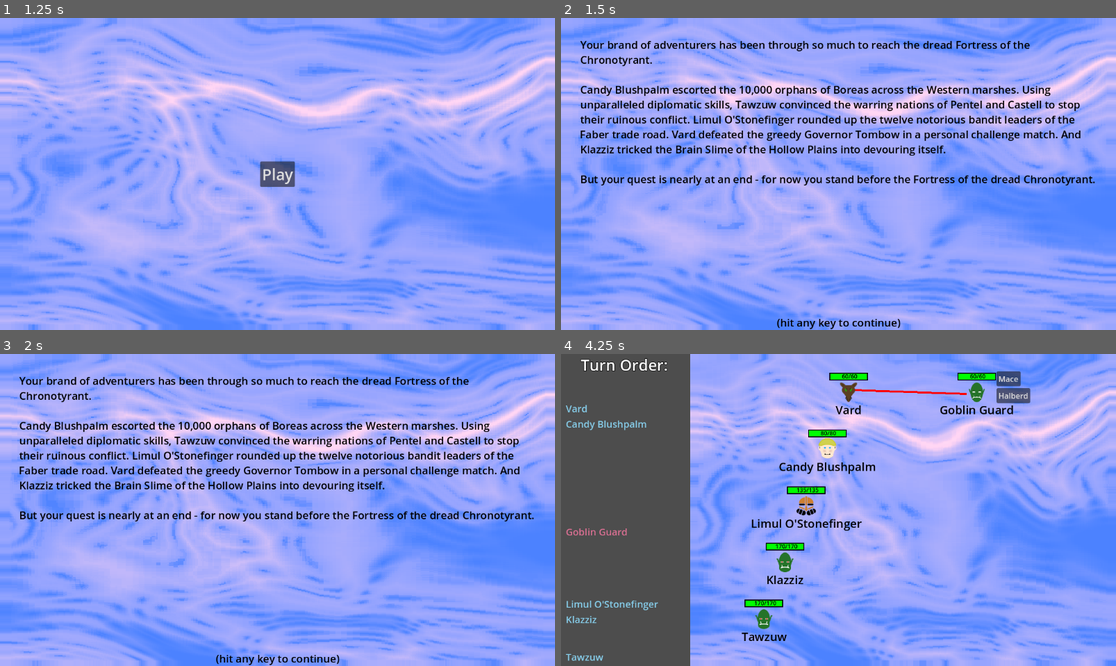
Above: before the commit, frames 1-4 (two rows, left to right).
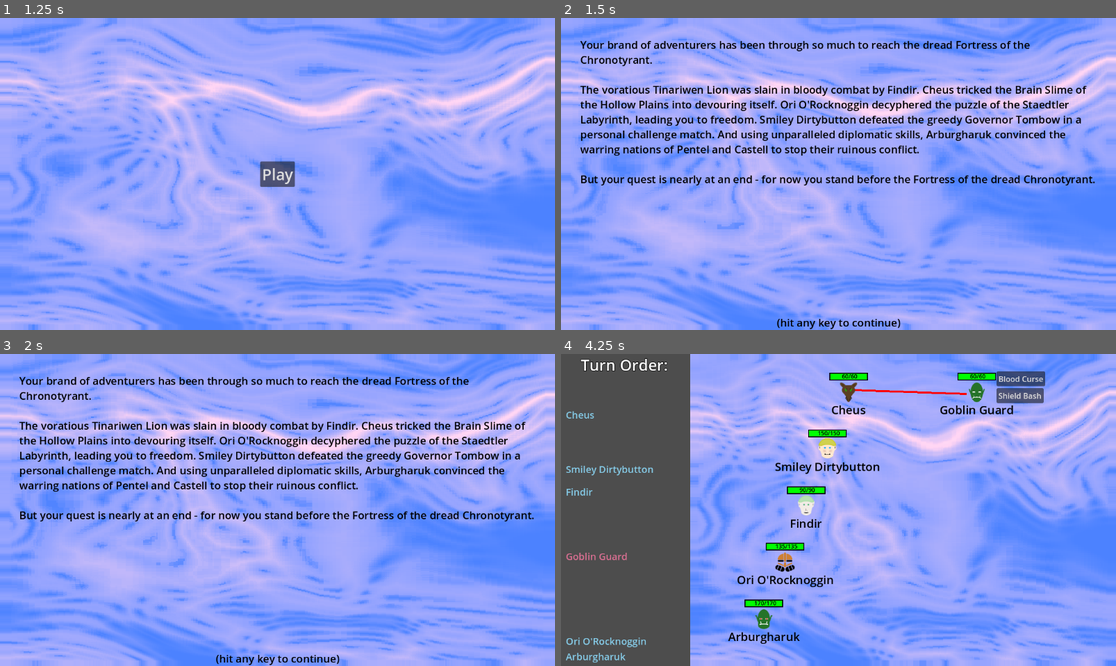
Above: after the commit, the same moments.

Repository: Habidakus/wild-jam-78-erase
Game: Godot game, scene res://Scenes/main.tscn
The game is run twice, just before and just after one commit, with the same random seed, the same clock (stepped at 60 frames per second) and the same inputs. The engine's default icon, where the game draws it, is replaced by a stand-in: a white triangle on a blue panel in a dark square.
Inputs (mouse positions are in pixels of both pictures, inside the frame that each line leads up to):
- Up to frame 1 (1.25 s): tap Enter at 0.5 s; move the mouse to (399, 158) at 0.52 s; click (399, 158) at 0.67 s
- Up to frame 2 (1.5 s): click "Play" at 1.25 s
- Up to frame 3 (2 s): no input
- Up to frame 4 (4.25 s): tap Enter at 2, 3.5 s; move the mouse to (727, 525) at 2.02 s; click (727, 525) at 2.17 s; move the mouse to (894, 441) at 2.77 s; click (894, 441) at 2.92 s; move the mouse to (810, 572) at 3.52 s; click (810, 572) at 3.67 s

Frame 1 is identical in both runs. In frame 2, 6.9% of the frame differs, in the area x 3-95%, y 21-45%; in frame 3, 6.9%; in frame 4, 3.4%.

Commit message:
Update trip sheet with ghost positions of potential attacks

Diff:
--- a/Scripts/attack_stats.gd
+++ b/Scripts/attack_stats.gd
@@ -151,15 +151,24 @@
 		ret_val.append(EAction.create(actor, target, self))
 	return ret_val
 
+func get_cost_in_time(actor : UnitStats) -> float:
+	if tiring > 1:
+		return speed_multiple * actor.slowness * actor.tired
+	else:
+		return speed_multiple * actor.slowness
+
+func get_cost_in_time_for_target(target : UnitStats) -> float:
+	if stun > 0:
+		return damage * stun
+	else:
+		return 0
+
 func apply(actor : UnitStats, target : UnitStats) -> void:
+	actor.next_attack += get_cost_in_time(actor)
 	if tiring > 1:
-		actor.next_attack += speed_multiple * actor.slowness * actor.tired
 		actor.tired *= tiring
-	else:
-		actor.next_attack += speed_multiple * actor.slowness
 
-	if stun > 0:
-		target.next_attack += damage * stun
+	target.next_attack += get_cost_in_time_for_target(target)
 
 	var new_bleed_ticks : bool = true if bleed_ticks > 0 && bleed_ticks > target.bleeding_ticks else false
 	var dmg : float = target.calculate_damage_from_attack(self)
--- a/Scripts/game.gd
+++ b/Scripts/game.gd
@@ -10,7 +10,7 @@
 
 # Called when the node enters the scene tree for the first time.
 func _ready() -> void:
-	rnd.seed = 6
+	rnd.seed = 61
 	combat_state_machine_state = find_child("Combat") as SMSCombat
 	combat_state_machine_state.init(self)
 	path_state_machine_state = find_child("PathSelection") as SMSPath
@@ -195,27 +195,57 @@
 		(trip_sheet_labels[unitID] as Label).queue_free()
 	trip_sheet_labels.clear()
 
+var ghost_trip_sheet_pos : Dictionary # <unit ID, future move time>
+
 func update_trip_sheet() -> void:
 	var trip_sheet : VBoxContainer = find_child("TripSheet") as VBoxContainer
 	var sort_order : Array
 	for unit : UnitStats in game_state.units:
-		if !trip_sheet_labels.has(unit.id):
-			var label : Label = Label.new()
-			label.label_settings = LabelSettings.new()
-			label.label_settings.font_color = Color.SKY_BLUE if unit.side == UnitStats.Side.HUMAN else Color.PALE_VIOLET_RED
-			label.label_settings.font_size = 20
-			label.vertical_alignment = VERTICAL_ALIGNMENT_BOTTOM
-			label.size_flags_vertical = Control.SIZE_EXPAND_FILL
-			label.size_flags_stretch_ratio = 2
-			label.text = unit.unit_name
-			trip_sheet_labels[unit.id] = label
-		var unit_label : Label = trip_sheet_labels[unit.id]
-		if trip_sheet.get_children().has(unit_label):
-			trip_sheet.remove_child(unit_label)
-		if !unit.is_alive():
-			unit_label.hide()
-		else:
-			sort_order.append([unit.next_attack, unit.id])
+		for is_ghost : bool in [false, true]:
+			if is_ghost:
+				if ghost_trip_sheet_pos.has(unit.id):
+					var ghost_id : int = 0 - unit.id
+					if !trip_sheet_labels.has(ghost_id):
+						assert(unit.is_alive())
+						var label : Label = Label.new()
+						label.label_settings = LabelSettings.new()
+						label.label_settings.font_color = Color.SKY_BLUE if unit.side == UnitStats.Side.HUMAN else Color.PALE_VIOLET_RED
+						label.label_settings.font_color.a = 0.75
+						label.label_settings.font_size = 20
+						label.vertical_alignment = VERTICAL_ALIGNMENT_BOTTOM
+						label.horizontal_alignment = HORIZONTAL_ALIGNMENT_CENTER
+						label.size_flags_vertical = Control.SIZE_EXPAND_FILL
+						label.size_flags_stretch_ratio = 2
+						label.text = unit.unit_name
+						trip_sheet_labels[ghost_id] = label
+					var unit_label : Label = trip_sheet_labels[ghost_id]
+					if trip_sheet.get_children().has(unit_label):
+						trip_sheet.remove_child(unit_label)
+					sort_order.append([ghost_trip_sheet_pos[unit.id], ghost_id])
+				else:
+					var ghost_id : int = 0 - unit.id
+					if trip_sheet_labels.has(ghost_id):
+						var ghost_label : Label = trip_sheet_labels[ghost_id]
+						if trip_sheet.get_children().has(ghost_label):
+							trip_sheet.remove_child(ghost_label)
+			else:
+				if !trip_sheet_labels.has(unit.id):
+					var label : Label = Label.new()
+					label.label_settings = LabelSettings.new()
+					label.label_settings.font_color = Color.SKY_BLUE if unit.side == UnitStats.Side.HUMAN else Color.PALE_VIOLET_RED
+					label.label_settings.font_size = 20
+					label.vertical_alignment = VERTICAL_ALIGNMENT_BOTTOM
+					label.size_flags_vertical = Control.SIZE_EXPAND_FILL
+					label.size_flags_stretch_ratio = 2
+					label.text = unit.unit_name
+					trip_sheet_labels[unit.id] = label
+				var unit_label : Label = trip_sheet_labels[unit.id]
+				if trip_sheet.get_children().has(unit_label):
+					trip_sheet.remove_child(unit_label)
+				if !unit.is_alive():
+					unit_label.hide()
+				else:
+					sort_order.append([unit.next_attack, unit.id])
 	if sort_order.is_empty():
 		return
 	sort_order.sort_custom(func(a, b) : return a[0] < b[0])
@@ -403,8 +433,26 @@
 		combat_state_machine_state.set_human_moves(human_moves, hover_callback, click_callback)
 
 func human_hover_over_action(b : bool, move : EAction) -> void:
+
 	if b:
 		var dmg : float = game_state.get_unit_by_id(move.targetID).calculate_damage_from_attack(move.attack)
+		var actor : UnitStats = game_state.get_unit_by_id(move.actorID)
+		ghost_trip_sheet_pos[move.actorID] = actor.next_attack + move.attack.get_cost_in_time(actor)
+
+		var target : UnitStats = game_state.get_unit_by_id(move.targetID)
+		var target_slow : float = move.attack.get_cost_in_time_for_target(target)
+		if target_slow > 0:
+			ghost_trip_sheet_pos[move.targetID] = target.next_attack + target_slow
+
+		update_trip_sheet()
+	else:
+		ghost_trip_sheet_pos.erase(move.actorID)
+		assert(!ghost_trip_sheet_pos.has(move.actorID))
+		if ghost_trip_sheet_pos.has(move.targetID):
+			ghost_trip_sheet_pos.erase(move.targetID)
+		update_trip_sheet()
+
+		#var ghost_trip_sheet_pos : Dictionary # <unit ID, future move time>
 		#print(move.attack.attack_name + " for " + str(round(dmg * 10) / 10) + " damage.")
 
 func human_click_on_action(move : EAction) -> void:
--- a/Scripts/unit_stats.gd
+++ b/Scripts/unit_stats.gd
@@ -113,9 +113,9 @@
 	ret_val.tired = tired
 	ret_val.cooldown_id = cooldown_id
 	ret_val.single_use = single_use
+	ret_val.unit_name = unit_name # We need this for the trip sheet
 
 	# The following members should need to be cloned while evaluating future turns
-	# ret_val.unit_name = unit_name
 	# ret_val.skill_class
 	# ret_val.skills
 
Not shown, changed: todo.txt
